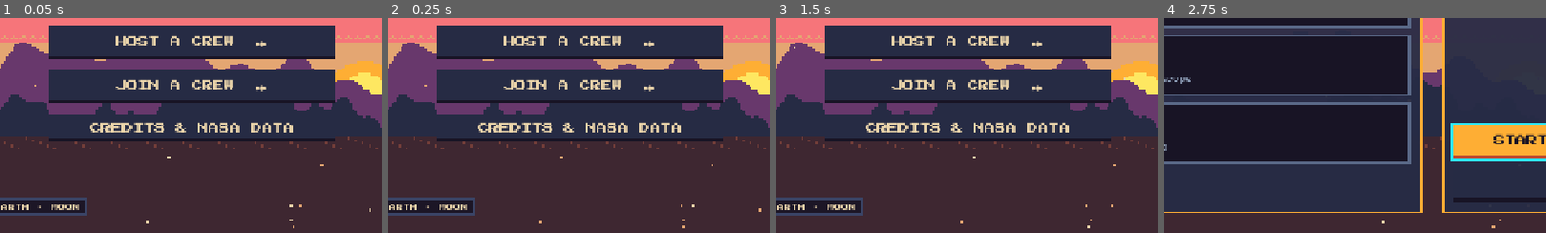
Above: before the commit, frames 1-4 (left to right).
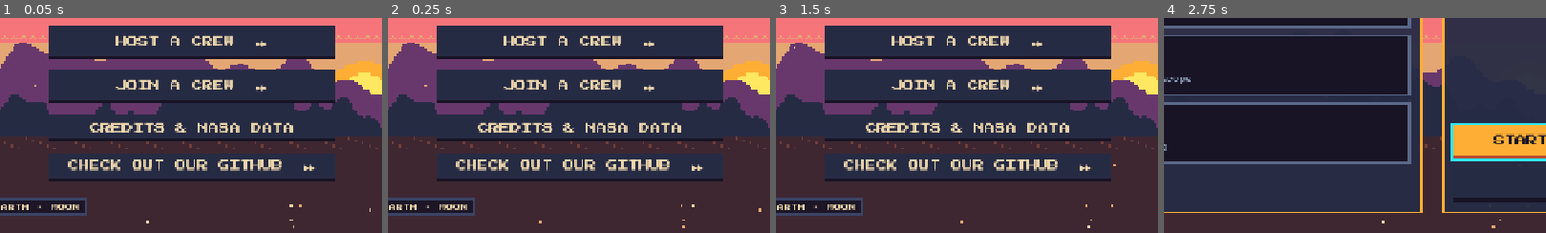
Above: after the commit, the same moments.

Repository: wamos0922/ProjectDawn
Game: Godot game, scene res://game/dawn/title.tscn
Two runs of this game, one before a commit and one after it. Both use one fixed random seed, a clock stepped at 60 frames per second and the inputs below.
Inputs:
- Up to frame 1 (0.05 s): no input
- Up to frame 2 (0.25 s): no input
- Up to frame 3 (1.5 s): click "PLAY SOLO ▸▸" at 0.5 s; click "◂ BACK" at 1.25 s
- Up to frame 4 (2.75 s): click "PLAY SOLO ▸▸" at 2 s
The pictures show only the part of the screen within x 25-75%, y 50-100%; the shares and areas given below are measured in that part.

The runs differ from the first frame. In frame 1, 2.6% of the frame differs, in the area x 12-88%, y 64-76%; in frame 2, 2.6%; in frame 3, 2.6%; in frame 4, nothing differs.

Commit message:
Add github button on menu

Diff:
--- a/game/dawn/title.gd
+++ b/game/dawn/title.gd
@@ -106,6 +106,8 @@
 
 
 # ---------------------------------------------------------------- title
+
+const GITHUB := "https://github.com/wamos0922/ProjectDawn"   ## opens in a new browser tab (web) or the default browser
 
 func _title() -> void:
 	Network.leave()
@@ -136,6 +138,7 @@
 	_btn(m, "HOST A CREW  ▸▸", _host_screen, true)
 	_btn(m, "JOIN A CREW  ▸▸", _join_screen, true)
 	_btn(m, "CREDITS & NASA DATA", _credits, true).custom_minimum_size = Vector2(0, 44)
+	_btn(m, "CHECK OUT OUR GITHUB  ▸▸", func(): OS.shell_open(GITHUB), true).custom_minimum_size = Vector2(0, 44)
 	solo.grab_focus.call_deferred()
 	var msg: String = Network.get_meta("last_message", "")
 	if msg != "":
